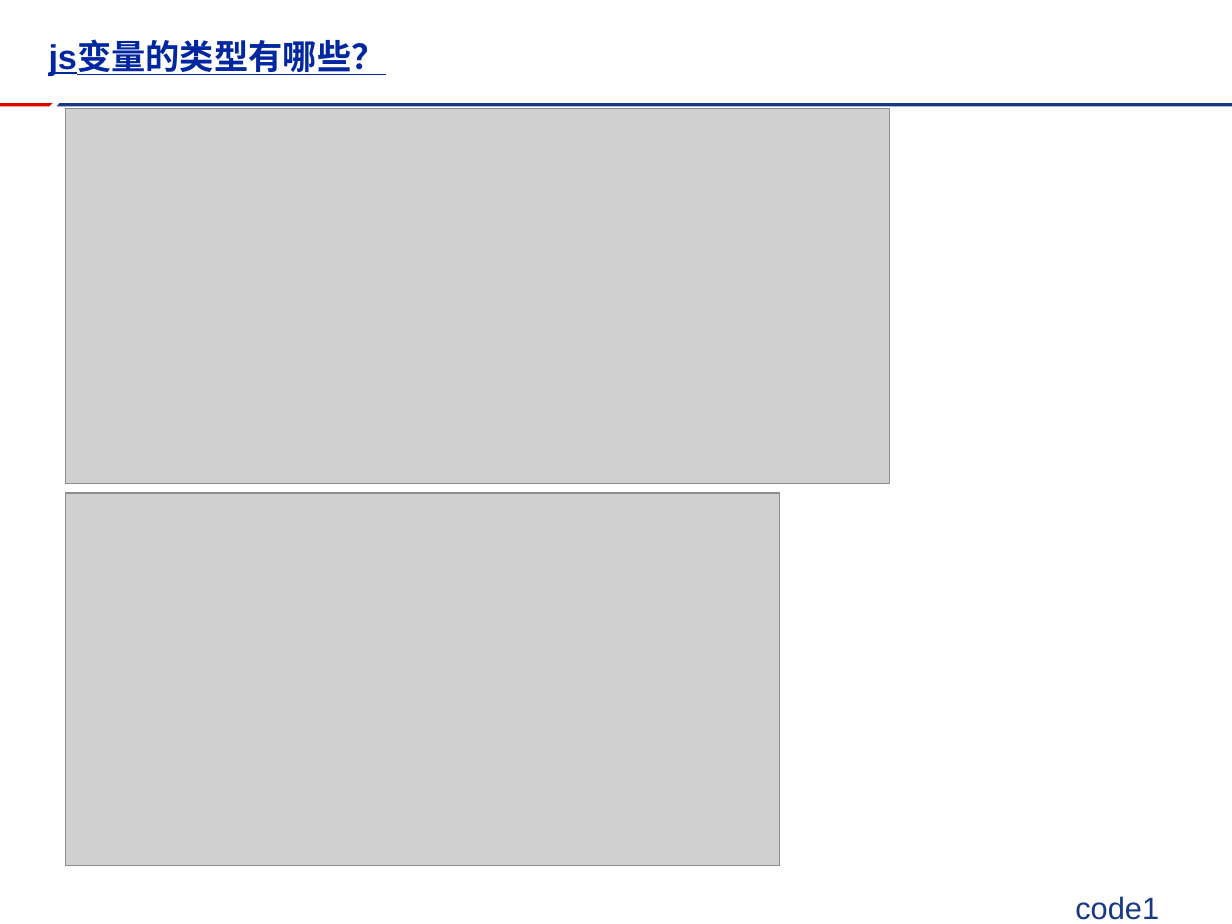
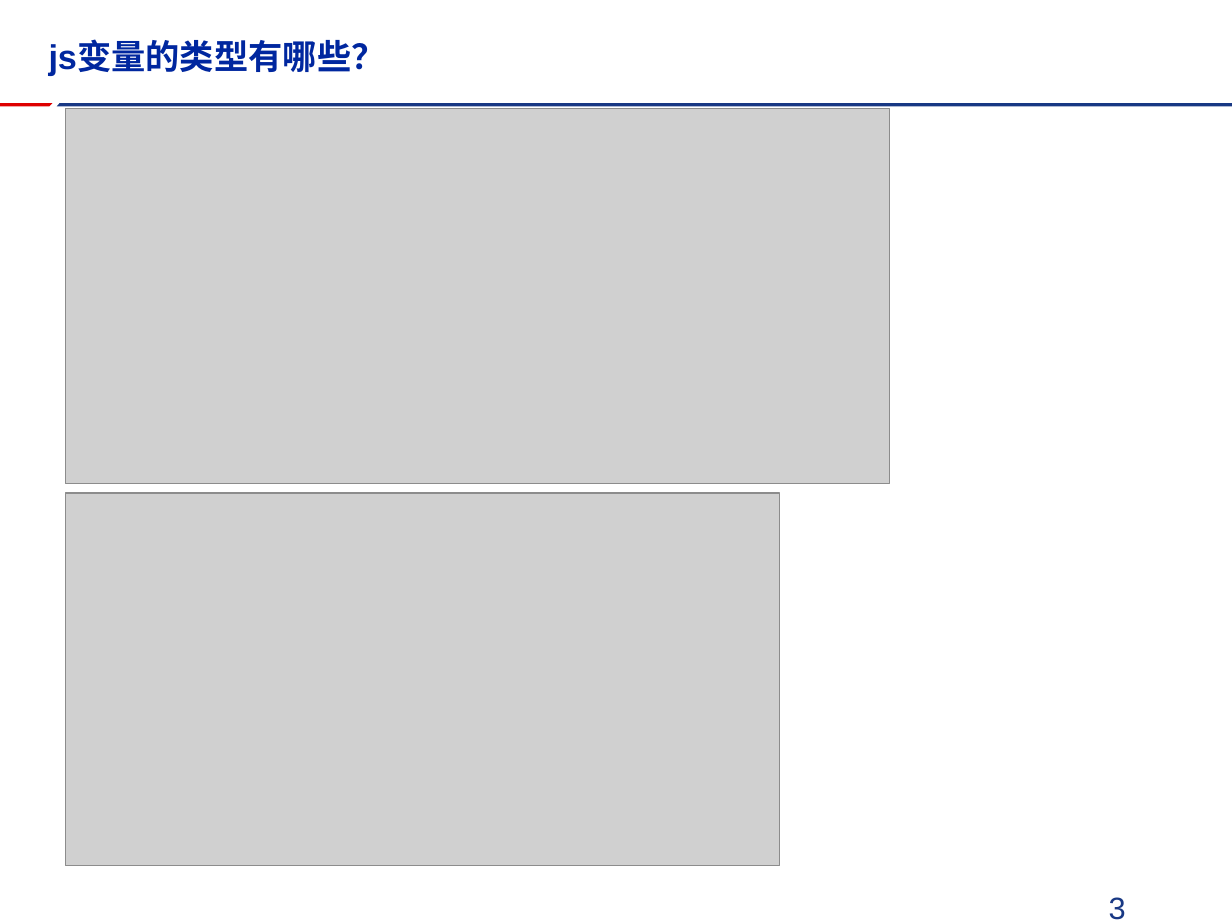
Before and after one commit to FireSmallPanda/swdt, a slide deck: slide 4 of javascript技术分享/javascript基础与优化分享.pptx. Drawn at 1232x924 pixels with LibreOffice and Linux fonts; fonts in the diff are those of the drawing; grey boxes stand for pictures; background and template pictures are left out. Boxes give left, top, right and bottom in pixels: in the first picture for what was removed or moved away, otherwise in the second. Text is boxed around its words. In the diff, an @@ line names an element or a change of style, - is before the commit and + after.

```diff
--- a/javascript技术分享/javascript基础与优化分享.pptx
+++ b/javascript技术分享/javascript基础与优化分享.pptx
@@ title "js变量的类型有哪些？" at (x1=49, y1=42, x2=386, y2=76): underline off @@
@@ text at (x1=1109, y1=897, x2=1126, y2=920): text changed @@
-code1
+3
```
Also in this commit, not shown: 14 other slides changed, 1 other file.
